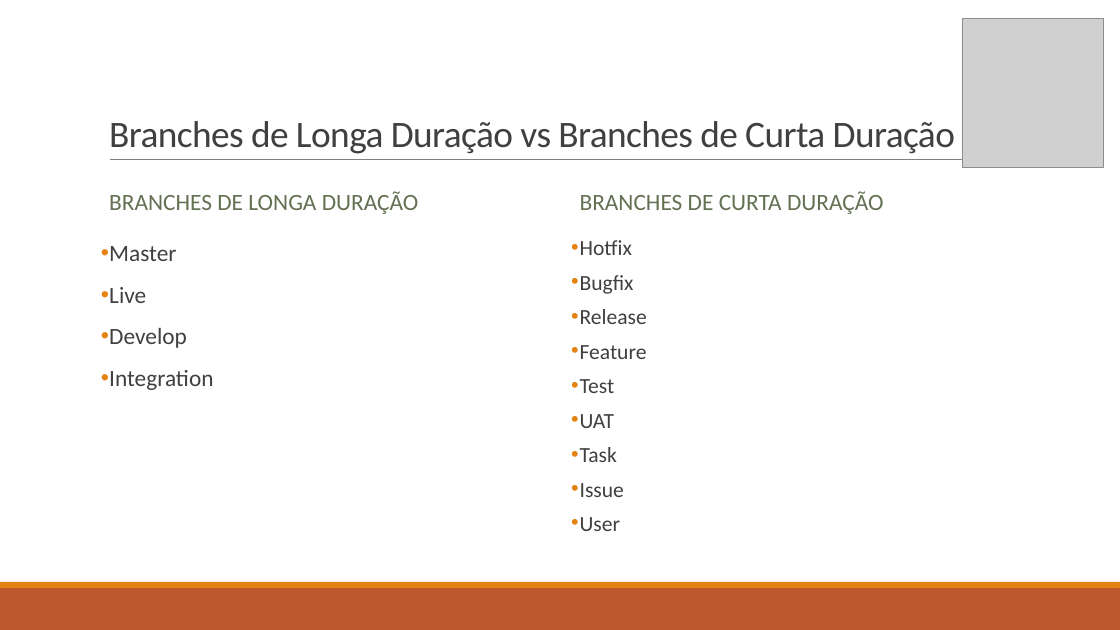
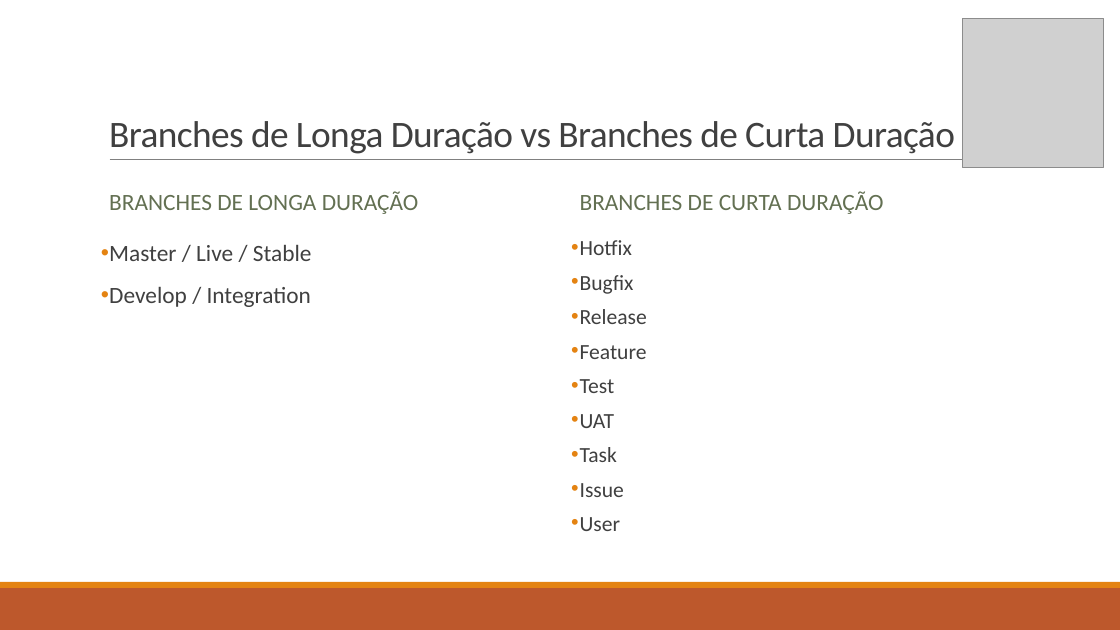
Before and after one commit to ekson73/Docs, a slide deck: slide 54 of Projeto VEK - GIT 4 VEK.pptx (slide 53 before the commit). Drawn at 1120x630 pixels with LibreOffice and Linux fonts; fonts in the diff are those of the drawing; grey boxes stand for pictures. Boxes give left, top, right and bottom in pixels: in the first picture for what was removed or moved away, otherwise in the second. Text is boxed around its words. In the diff, an @@ line names an element or a change of style, - is before the commit and + after.

```diff
--- a/Projeto VEK - GIT 4 VEK.pptx
+++ b/Projeto VEK - GIT 4 VEK.pptx
@@ text at (109, 245, 312, 307): text changed @@
-• Master
-• Live
-• Develop
-• Integration
+• Master / Live / Stable
+• Develop / Integration
```
Also in this commit, not shown: 9 other slides changed, 12 slides added, 5 slides removed, 1 other file.
